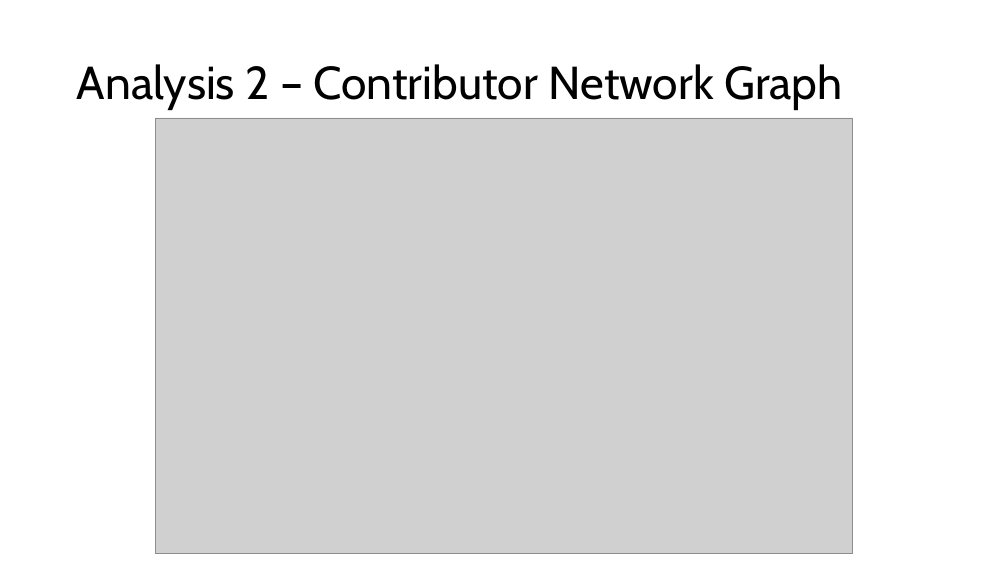
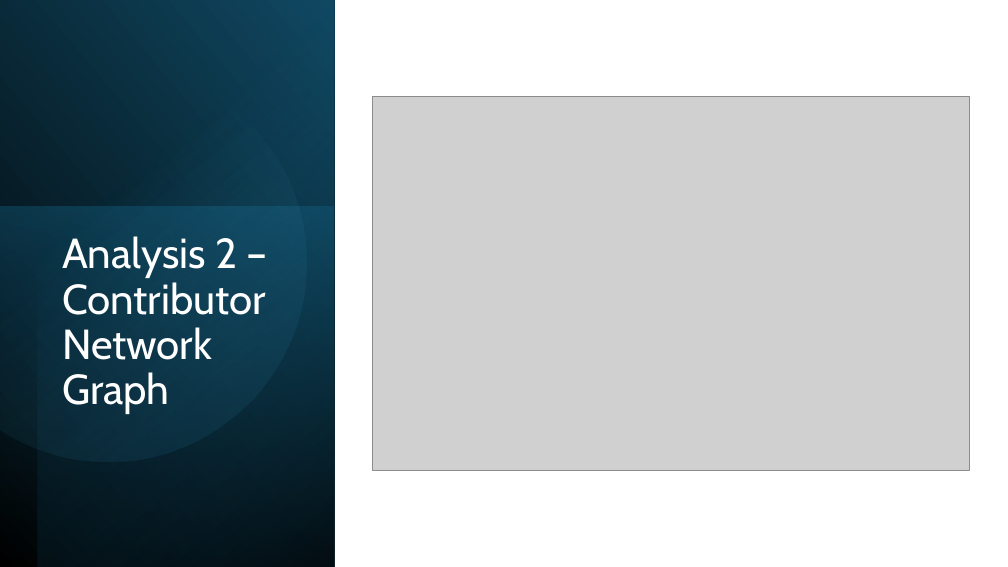
Before and after one commit to timsweeney7/enpm611-project-app, a slide deck: slide 14 of presentation/Presentation1.pptx (slide 9 before the commit). Drawn at 1008x567 pixels with LibreOffice and Linux fonts; fonts in the diff are those of the drawing; grey boxes stand for pictures. Boxes give left, top, right and bottom in pixels: in the first picture for what was removed or moved away, otherwise in the second. Text is boxed around its words. In the diff, an @@ line names an element or a change of style, - is before the commit and + after.

```diff
--- a/presentation/Presentation1.pptx
+++ b/presentation/Presentation1.pptx
@@ rectangle added at (x1=0, y1=0, x2=334, y2=567), fill gradient #000000 to #104862 @@
@@ rectangle added at (x1=38, y1=0, x2=334, y2=567), fill gradient #000000 to #156082 @@
@@ freeform shape added at (x1=0, y1=39, x2=342, y2=497), fill gradient #46B1E1 to #104862 @@
@@ picture resized from (x1=156, y1=118, x2=853, y2=554) to (x1=372, y1=97, x2=969, y2=470) @@
@@ rectangle added at (x1=0, y1=207, x2=334, y2=567), fill gradient #156082 to #0B3041 @@
@@ title "Analysis 2 – Contributor Network ..." moved from (x1=77, y1=64, x2=842, y2=110) to (x1=62, y1=236, x2=266, y2=414) @@
@@ title "Analysis 2 – Contributor Network ..." at (x1=62, y1=236, x2=266, y2=414): size 44 to 40 pt, text colour #000000 to #FFFFFF; vertical alignment middle to top @@
```
Also in this commit, not shown: 9 other slides changed, 6 slides added, 1 slide removed.
